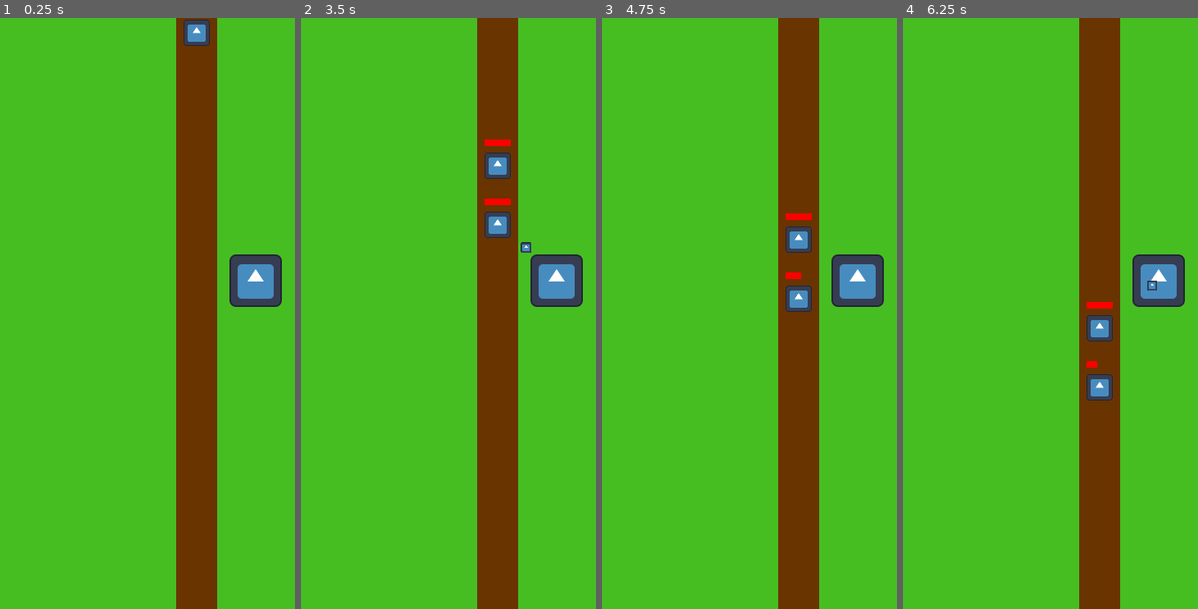
Above: before the commit, frames 1-4 (left to right).
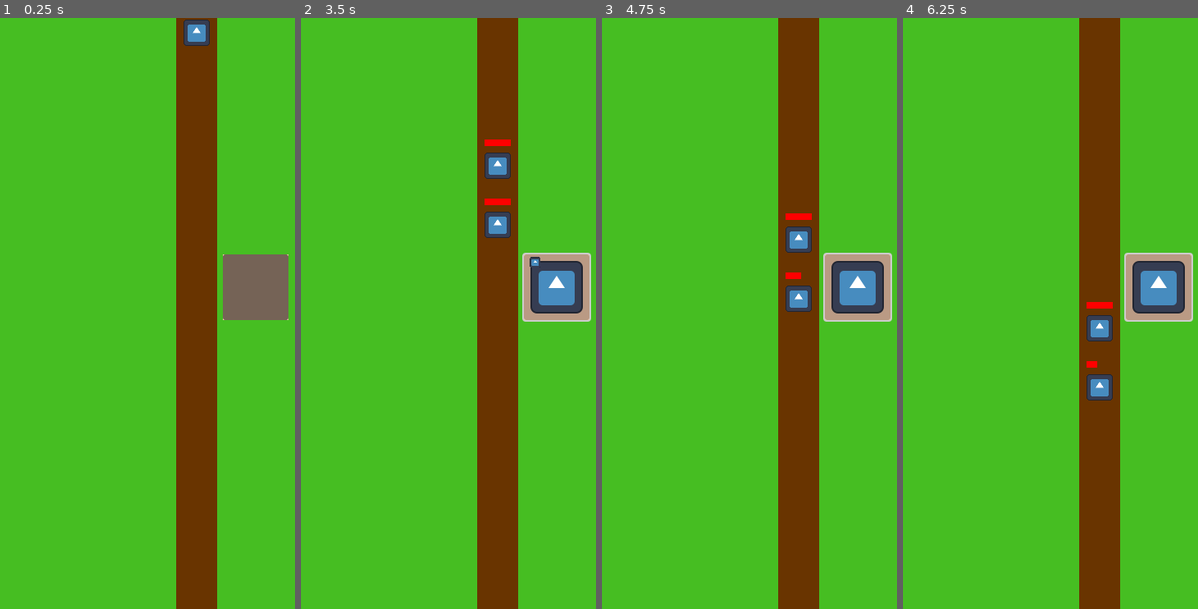
Above: after the commit, the same moments.

Repository: wbryceangell/godot_tower_defense
Game: Godot game, scene res://main.tscn
The game is run twice, just before and just after one commit, with the same random seed, the same clock (stepped at 60 frames per second) and the same inputs. The engine's default icon, where the game draws it, is replaced by a stand-in: a white triangle on a blue panel in a dark square.
Inputs (mouse positions are in pixels of both pictures, inside the frame that each line leads up to):
- Up to frame 1 (0.25 s): no input
- Up to frame 2 (3.5 s): click (557, 289) at 0.52 s
- Up to frame 3 (4.75 s): no input
- Up to frame 4 (6.25 s): no input

The runs differ from the first frame. In frame 1, 2.5% of the frame differs, in the area x 75-98%, y 40-52%; in frame 2, 1.9%; in frame 3, 1.8%; in frame 4, 1.9%.

Commit message:
added tower plot and ability to add tower to it

Diff:
--- a/levels/level.gd
+++ b/levels/level.gd
@@ -1,6 +1,9 @@
 extends Node
 
+@export_group("scenes")
 @export var mob_scene: PackedScene
+@export var tower_scene: PackedScene
+
 
 func _ready():
 	_spawn_mob()
@@ -11,7 +14,18 @@
 	_spawn_mob()
 
 
+func _on_tower_plot_clicked():
+	$TowerPlot.disable_clicking()
+	_spawn_tower()
+
+
 func _spawn_mob():
 	var mob: Mob = mob_scene.instantiate()
 	add_child(mob)
 	mob.follow_path($Path2D)
+
+
+func _spawn_tower() -> void:
+	var tower: Tower = tower_scene.instantiate()
+	tower.global_position = $TowerPlot.position
+	add_child(tower)
--- a/levels/level.tscn
+++ b/levels/level.tscn
@@ -1,9 +1,10 @@
-[gd_scene load_steps=6 format=3 uid="uid://csgey8qxilf2d"]
+[gd_scene load_steps=7 format=3 uid="uid://csgey8qxilf2d"]
 
 [ext_resource type="Script" path="res://levels/level.gd" id="1_hk03b"]
 [ext_resource type="PackedScene" uid="uid://cvo1ytq8u3gde" path="res://levels/path_line/path_line.tscn" id="2_0rrd0"]
 [ext_resource type="PackedScene" uid="uid://bq15cl8f0w6qp" path="res://mobs/mob.tscn" id="3_pebnd"]
 [ext_resource type="PackedScene" uid="uid://c0awfffr5s53o" path="res://towers/tower.tscn" id="4_5xwnm"]
+[ext_resource type="PackedScene" uid="uid://24xen2o2nqq3" path="res://levels/tower_plot/tower_plot.tscn" id="5_1iyt7"]
 
 [sub_resource type="Curve2D" id="Curve2D_u0qta"]
 _data = {
@@ -14,6 +15,7 @@
 [node name="Level" type="Node"]
 script = ExtResource("1_hk03b")
 mob_scene = ExtResource("3_pebnd")
+tower_scene = ExtResource("4_5xwnm")
 
 [node name="ColorRect" type="ColorRect" parent="."]
 anchors_preset = 15
@@ -28,13 +30,13 @@
 
 [node name="PathLine" parent="." node_paths=PackedStringArray("path") instance=ExtResource("2_0rrd0")]
 width = 50.0
-default_color = Color(0.412448, 0.202538, 0, 1)
 path = NodePath("../Path2D")
 
-[node name="Tower" parent="." instance=ExtResource("4_5xwnm")]
-position = Vector2(312, 320)
+[node name="TowerPlot" parent="." instance=ExtResource("5_1iyt7")]
+position = Vector2(312, 328)
 
 [node name="MobTimer" type="Timer" parent="."]
 one_shot = true
 
+[connection signal="clicked" from="TowerPlot" to="." method="_on_tower_plot_clicked"]
 [connection signal="timeout" from="MobTimer" to="." method="_on_mob_timer_timeout"]
--- a/levels/path_line/path_line.tscn
+++ b/levels/path_line/path_line.tscn
@@ -4,5 +4,5 @@
 
 [node name="Line2D" type="Line2D"]
 width = 30.0
-default_color = Color(1, 0.592157, 1, 1)
+default_color = Color(0.411765, 0.203922, 0, 1)
 script = ExtResource("1_2twvr")
--- /dev/null
+++ b/levels/tower_plot/tower_plot.gd
@@ -0,0 +1,11 @@
+class_name TowerPlot extends Node2D
+
+signal clicked
+
+
+func _on_button_pressed():
+	clicked.emit()
+
+
+func disable_clicking():
+	$Button.disabled = true
--- /dev/null
+++ b/levels/tower_plot/tower_plot.tscn
@@ -0,0 +1,21 @@
+[gd_scene load_steps=2 format=3 uid="uid://24xen2o2nqq3"]
+
+[ext_resource type="Script" path="res://levels/tower_plot/tower_plot.gd" id="1_dc0u5"]
+
+[node name="TowerPlot" type="Node2D"]
+script = ExtResource("1_dc0u5")
+
+[node name="ColorRect" type="ColorRect" parent="."]
+offset_left = -40.0
+offset_top = -40.0
+offset_right = 40.0
+offset_bottom = 40.0
+color = Color(1, 0.819608, 0.698039, 1)
+
+[node name="Button" type="Button" parent="."]
+offset_left = -40.0
+offset_top = -40.0
+offset_right = 40.0
+offset_bottom = 40.0
+
+[connection signal="pressed" from="Button" to="." method="_on_button_pressed"]
